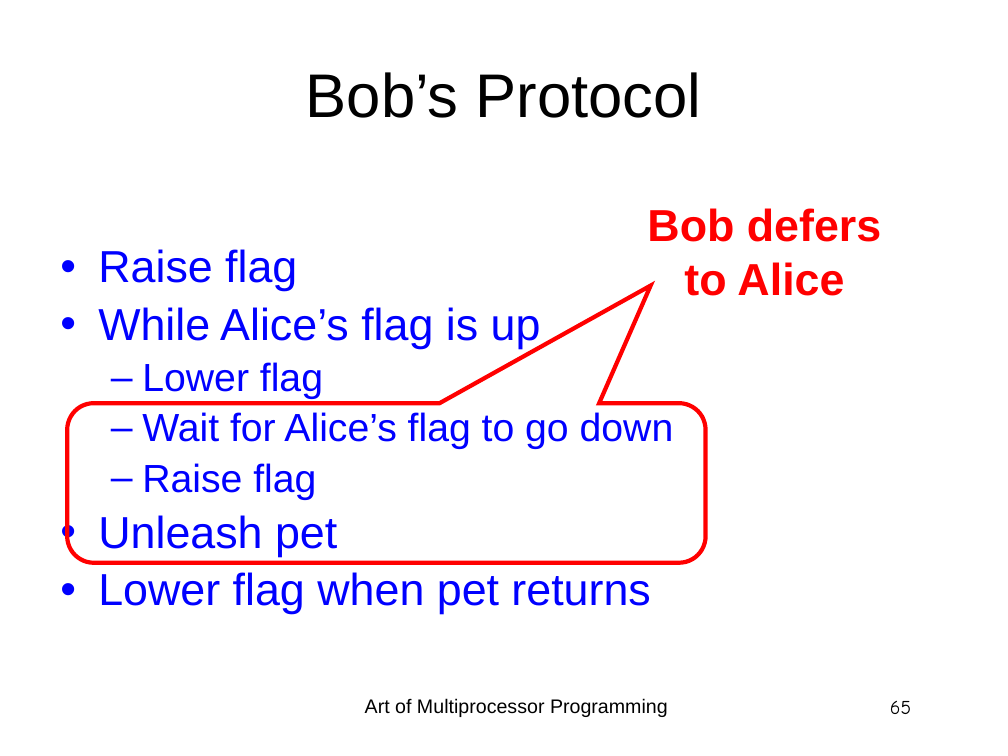
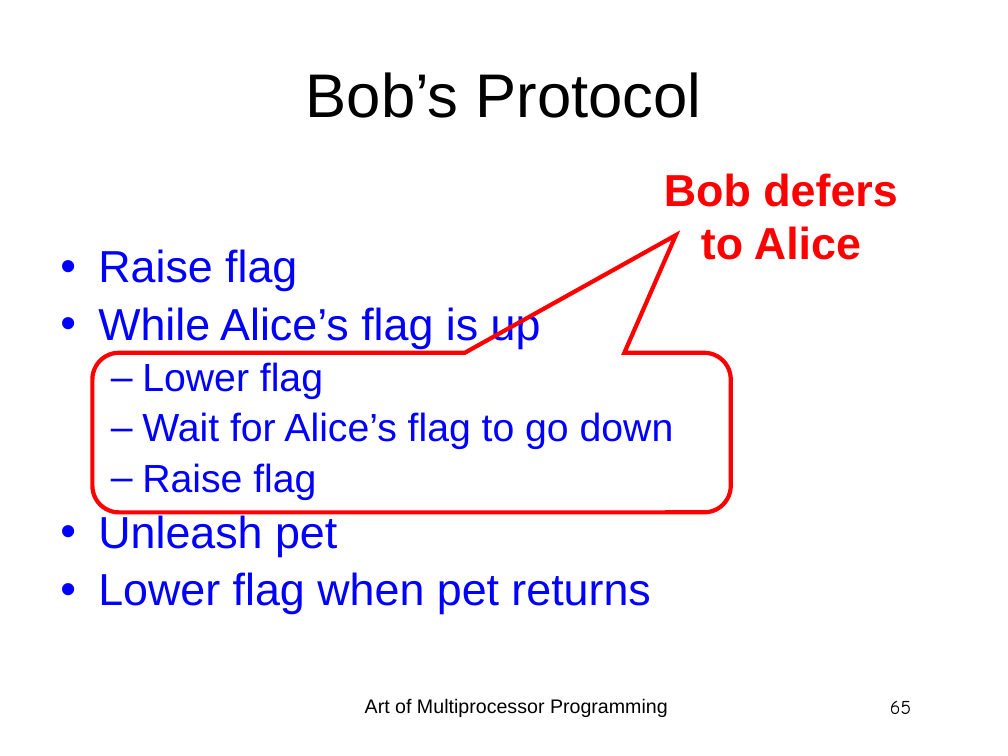
Before and after one commit to hongjin-liang/hongjin-liang.github.io, a slide deck: slide 65 of teaching/concurrency/01_Chapter01_Introduction.pptx. Drawn at 1008x756 pixels with LibreOffice and Linux fonts; fonts in the diff are those of the drawing; background and template pictures are left out. Boxes give left, top, right and bottom in pixels: in the first picture for what was removed or moved away, otherwise in the second. Text is boxed around its words. In the diff, an @@ line names an element or a change of style, - is before the commit and + after.

```diff
--- a/teaching/concurrency/01_Chapter01_Introduction.pptx
+++ b/teaching/concurrency/01_Chapter01_Introduction.pptx
@@ text "Bob defers to Alice" moved from (x1=647, y1=208, x2=881, y2=296) to (x1=664, y1=173, x2=897, y2=260) @@
@@ rounded speech box moved from (x1=68, y1=403, x2=706, y2=562) to (x1=93, y1=353, x2=731, y2=512) @@
```
